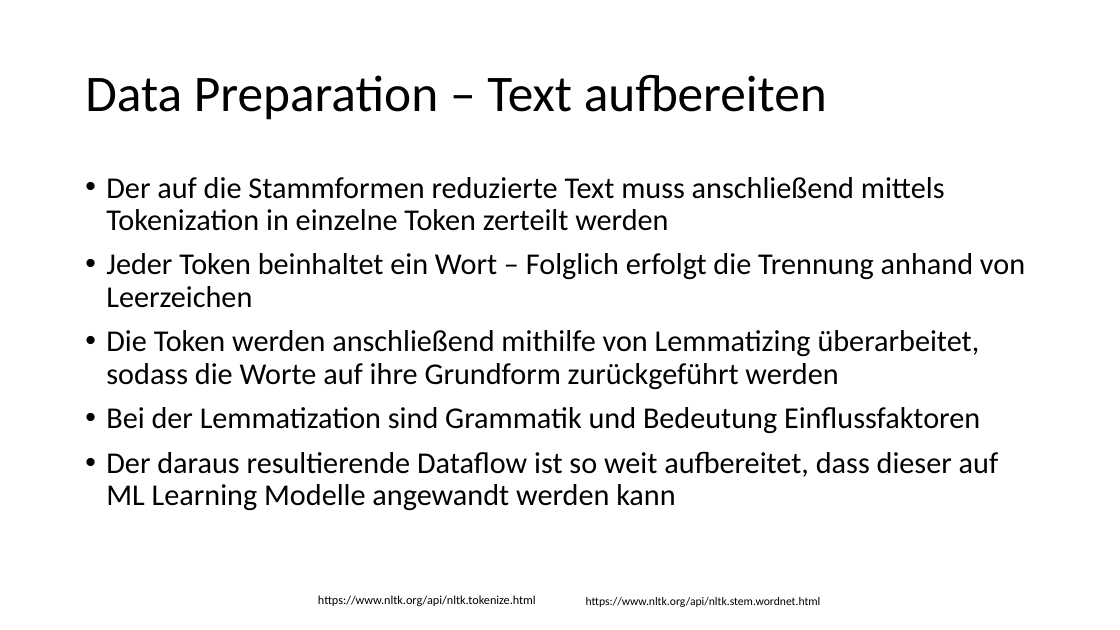
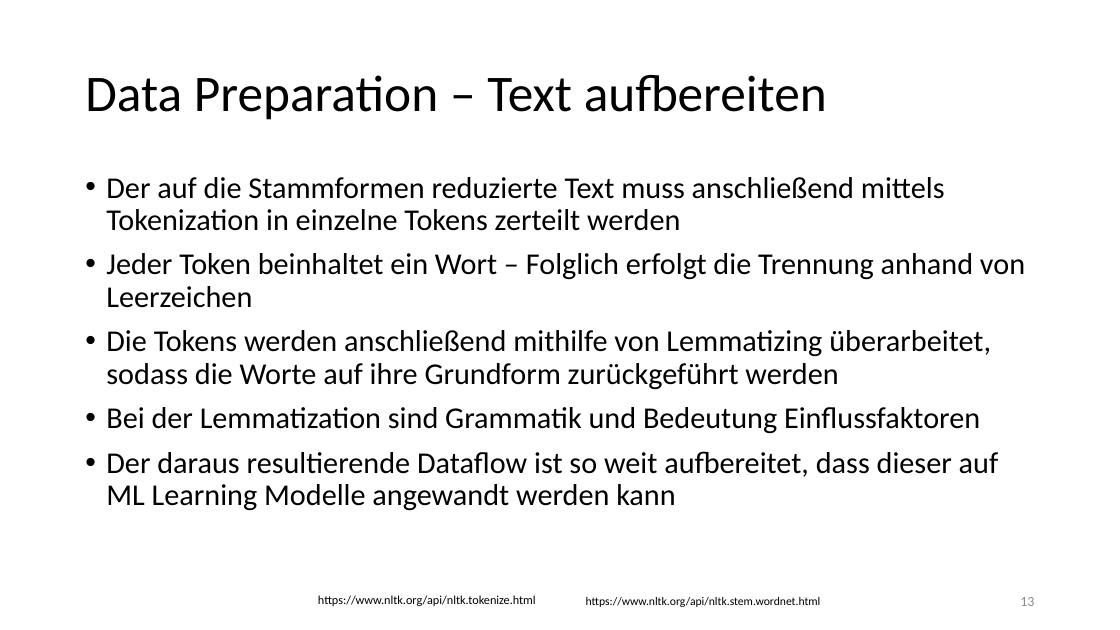
Before and after one commit to Flitschi7/big-data-management, a slide deck: slide 13 of Organisational/Dokumentation HHZ Rocket Project.pptx. Drawn at 1120x630 pixels with LibreOffice and Linux fonts; fonts in the diff are those of the drawing. Boxes give left, top, right and bottom in pixels: in the first picture for what was removed or moved away, otherwise in the second. Text is boxed around its words. In the diff, an @@ line names an element or a change of style, - is before the commit and + after.

```diff
--- a/Organisational/Dokumentation HHZ Rocket Project.pptx
+++ b/Organisational/Dokumentation HHZ Rocket Project.pptx
@@ text at [106, 177, 945, 231]: text changed @@
-• Der auf die Stammformen reduzierte Text muss anschließend mittels Tokenization in einzelne Token zerteilt werden
+• Der auf die Stammformen reduzierte Text muss anschließend mittels Tokenization in einzelne Tokens zerteilt werden
@@ text at [106, 330, 991, 390]: text changed @@
-• Die Token werden anschließend mithilfe von Lemmatizing überarbeitet, sodass die Worte auf ihre Grundform zurückgeführt werden
+• Die Tokens werden anschließend mithilfe von Lemmatizing überarbeitet, sodass die Worte auf ihre Grundform zurückgeführt werden
@@ page number added at [1020, 597, 1034, 606], 12 pt, text #8C8C8C @@
+13
```
Also in this commit, not shown: 27 other slides changed.
